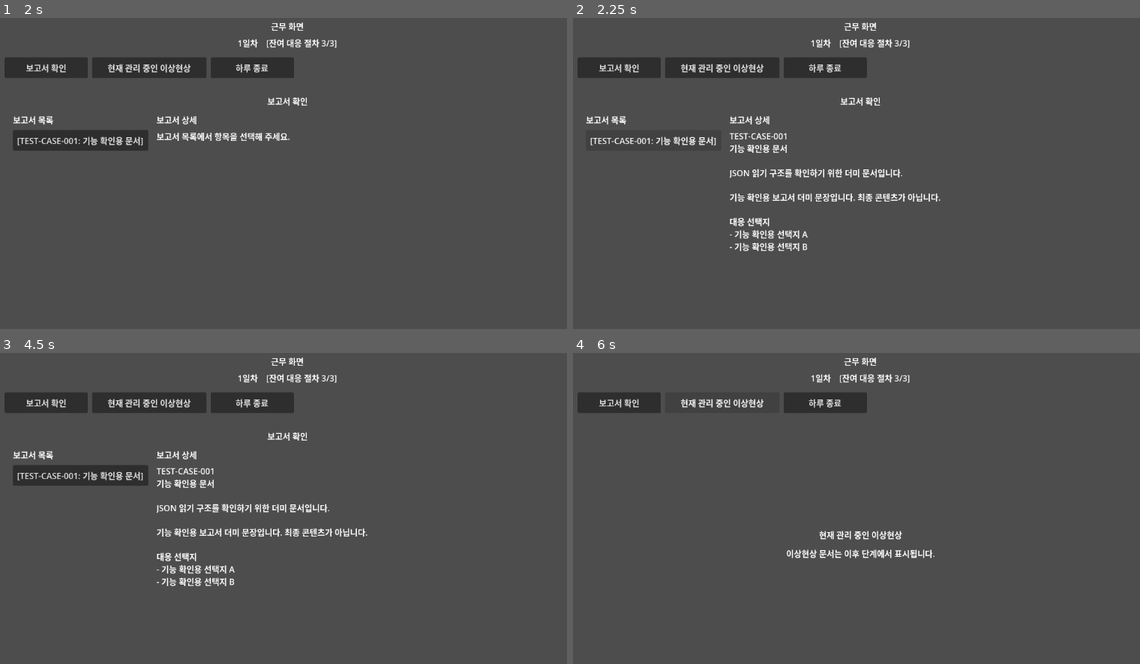
Above: before the commit, frames 1-4 (two rows, left to right).
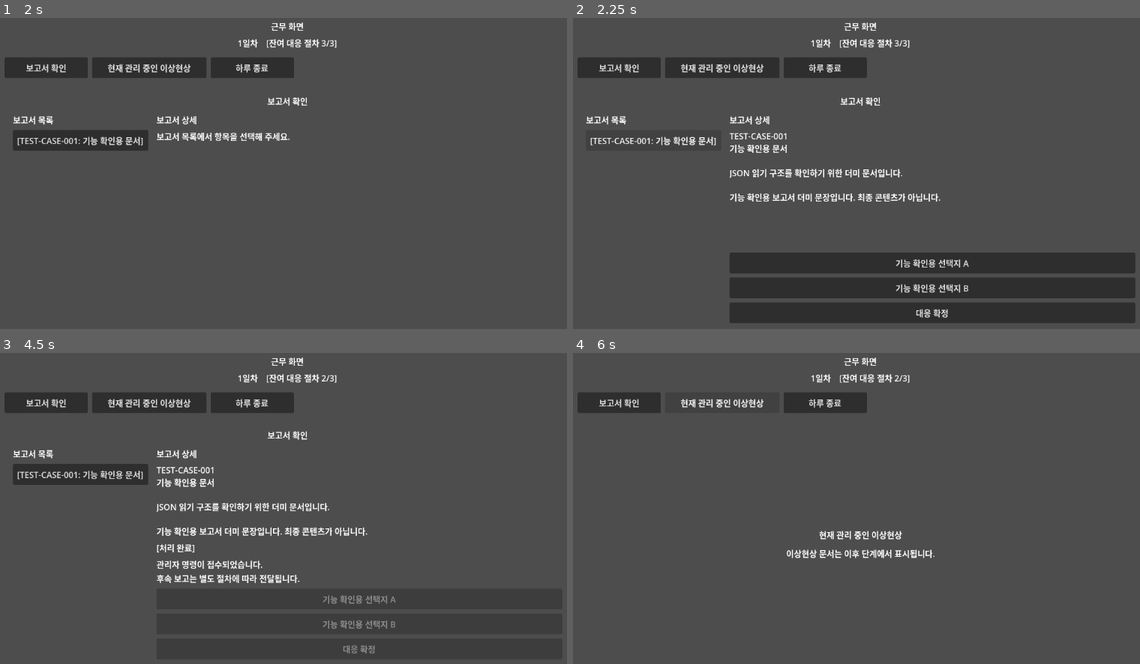
Above: after the commit, the same moments.

Repository: maze4670/AnomalyManagementBranch
Game: Godot game, scene res://scenes/main_menu/MainMenu.tscn
Two runs of this game, one before a commit and one after it. Both use one fixed random seed, a clock stepped at 60 frames per second and the inputs below. The project has no main scene, so this scene is started directly.
Inputs (mouse positions are in pixels of both pictures, inside the frame that each line leads up to):
- Up to frame 1 (2 s): click "근무 시작" at 0.5 s; click "근무 시작" at 1.25 s
- Up to frame 2 (2.25 s): click "[TEST-CASE-001: 기능 확인용 문서]" at 2 s
- Up to frame 3 (4.5 s): click (357, 598) at 2.75 s, where only the run after the commit has a clickable "기능 확인용 선택지 A"; click (357, 623) at 3.5 s, where only the run after the commit has a clickable "기능 확인용 선택지 B"; click (357, 648) at 4.25 s, where only the run after the commit has a clickable "대응 확정"
- Up to frame 4 (6 s): click "보고서 확인" at 5 s; click "현재 관리 중인 이상현상" at 5.75 s

Frame 1 is identical in both runs. In frame 2, 14% of the frame differs, in the area x 27-100%, y 64-99%; in frame 3, 3.2%; in frame 4, less than 0.1%.

Commit message:
Refine report response UI

Diff:
--- a/scenes/work/ReportTab.tscn
+++ b/scenes/work/ReportTab.tscn
@@ -64,4 +64,43 @@
 text = "보고서 목록에서 항목을 선택해 주세요."
 fit_content = true
 
+[node name="CompletedStampLabel" type="Label" parent="RootContainer/ContentContainer/DetailContainer"]
+visible = false
+layout_mode = 2
+text = ""
+
+[node name="StatusLabel" type="Label" parent="RootContainer/ContentContainer/DetailContainer"]
+visible = false
+layout_mode = 2
+text = ""
+
+[node name="ChoiceContainer" type="VBoxContainer" parent="RootContainer/ContentContainer/DetailContainer"]
+visible = false
+layout_mode = 2
+theme_override_constants/separation = 8
+
+[node name="ChoiceButtonA" type="Button" parent="RootContainer/ContentContainer/DetailContainer/ChoiceContainer"]
+custom_minimum_size = Vector2(320, 40)
+layout_mode = 2
+toggle_mode = true
+disabled = true
+text = "대응 선택지 1"
+
+[node name="ChoiceButtonB" type="Button" parent="RootContainer/ContentContainer/DetailContainer/ChoiceContainer"]
+custom_minimum_size = Vector2(320, 40)
+layout_mode = 2
+toggle_mode = true
+disabled = true
+text = "대응 선택지 2"
+
+[node name="ConfirmButton" type="Button" parent="RootContainer/ContentContainer/DetailContainer"]
+visible = false
+custom_minimum_size = Vector2(160, 40)
+layout_mode = 2
+disabled = true
+text = "대응 확정"
+
 [connection signal="pressed" from="RootContainer/ContentContainer/ReportListContainer/ReportButton" to="." method="_on_report_button_pressed"]
+[connection signal="pressed" from="RootContainer/ContentContainer/DetailContainer/ChoiceContainer/ChoiceButtonA" to="." method="_on_choice_button_a_pressed"]
+[connection signal="pressed" from="RootContainer/ContentContainer/DetailContainer/ChoiceContainer/ChoiceButtonB" to="." method="_on_choice_button_b_pressed"]
+[connection signal="pressed" from="RootContainer/ContentContainer/DetailContainer/ConfirmButton" to="." method="_on_confirm_button_pressed"]
--- a/scripts/ui/work/report_tab.gd
+++ b/scripts/ui/work/report_tab.gd
@@ -5,17 +5,29 @@
 
 @onready var report_button: Button = $RootContainer/ContentContainer/ReportListContainer/ReportButton
 @onready var detail_text: RichTextLabel = $RootContainer/ContentContainer/DetailContainer/DetailText
+@onready var completed_stamp_label: Label = $RootContainer/ContentContainer/DetailContainer/CompletedStampLabel
+@onready var status_label: Label = $RootContainer/ContentContainer/DetailContainer/StatusLabel
+@onready var choice_container: VBoxContainer = $RootContainer/ContentContainer/DetailContainer/ChoiceContainer
+@onready var choice_button_a: Button = $RootContainer/ContentContainer/DetailContainer/ChoiceContainer/ChoiceButtonA
+@onready var choice_button_b: Button = $RootContainer/ContentContainer/DetailContainer/ChoiceContainer/ChoiceButtonB
+@onready var confirm_button: Button = $RootContainer/ContentContainer/DetailContainer/ConfirmButton
 
 var case_document: Dictionary = {}
 var case_reports: Dictionary = {}
+var ui_messages: Dictionary = {}
+var current_choices: Array = []
+var selected_choice_index: int = -1
+var report_completed: bool = false
 
 
 func _ready() -> void:
-	var data_manager := DATA_MANAGER_SCRIPT.new()
+	var data_manager: Variant = DATA_MANAGER_SCRIPT.new()
 	case_document = data_manager.load_case_document(CASE_ID)
 	case_reports = data_manager.load_case_reports(CASE_ID)
+	ui_messages = data_manager.load_ui_messages()
 	data_manager.free()
 	_update_report_list()
+	_set_report_controls_visible(false)
 
 
 func _update_report_list() -> void:
@@ -32,30 +44,108 @@
 
 
 func _on_report_button_pressed() -> void:
-	var nodes: Array = case_reports.get("nodes", [])
+	var nodes: Array = case_reports.get("nodes", []) as Array
 	if nodes.is_empty() or typeof(nodes[0]) != TYPE_DICTIONARY:
 		detail_text.text = "보고서 상세를 표시할 수 없습니다."
 		return
 
-	var report_node: Dictionary = nodes[0]
-	var choices: Array = report_node.get("choices", [])
-	var choice_lines := PackedStringArray()
-
-	for choice in choices:
-		if typeof(choice) == TYPE_DICTIONARY:
-			var choice_text := str(choice.get("choice_text", ""))
-			if not choice_text.is_empty():
-				choice_lines.append("- %s" % choice_text)
-
+	var report_node: Dictionary = nodes[0] as Dictionary
 	var detail_lines := PackedStringArray([
 		str(case_document.get("display_id", "")),
 		str(case_document.get("alias", "")),
 		"",
 		str(case_document.get("basic_description", "")),
 		"",
-		str(report_node.get("report_text", "")),
-		"",
-		"대응 선택지",
-		"\n".join(choice_lines)
+		str(report_node.get("report_text", ""))
 	])
 	detail_text.text = "\n".join(detail_lines)
+	current_choices = report_node.get("choices", []) as Array
+	selected_choice_index = -1
+	_set_report_controls_visible(true)
+	if report_completed:
+		status_label.text = str(ui_messages.get(
+			"choice_confirmed",
+			"관리자 명령이 접수되었습니다.\n후속 보고는 별도 절차에 따라 전달됩니다."
+		))
+		completed_stamp_label.text = str(ui_messages.get("completed_stamp", "[처리 완료]"))
+	else:
+		status_label.text = ""
+		completed_stamp_label.text = ""
+	_update_choice_buttons()
+
+
+func _on_choice_button_a_pressed() -> void:
+	_select_choice(0)
+
+
+func _on_choice_button_b_pressed() -> void:
+	_select_choice(1)
+
+
+func _select_choice(choice_index: int) -> void:
+	if report_completed:
+		return
+
+	selected_choice_index = choice_index
+	status_label.text = ""
+	_update_choice_buttons()
+
+
+func _update_choice_buttons() -> void:
+	_update_choice_button(choice_button_a, 0)
+	_update_choice_button(choice_button_b, 1)
+	confirm_button.disabled = current_choices.is_empty() or report_completed
+
+
+func _update_choice_button(button: Button, choice_index: int) -> void:
+	if choice_index >= current_choices.size() or typeof(current_choices[choice_index]) != TYPE_DICTIONARY:
+		button.text = ""
+		button.disabled = true
+		return
+
+	var choice: Dictionary = current_choices[choice_index] as Dictionary
+	var choice_text := str(choice.get("choice_text", ""))
+	button.text = choice_text
+	button.button_pressed = choice_index == selected_choice_index
+	button.disabled = report_completed
+
+
+func _on_confirm_button_pressed() -> void:
+	if report_completed:
+		return
+
+	if selected_choice_index < 0:
+		status_label.text = "대응을 선택해 주십시오."
+		return
+
+	if not GameState.consume_action():
+		status_label.text = "잔여 대응 절차가 없습니다."
+		return
+
+	report_completed = true
+	status_label.text = str(ui_messages.get(
+		"choice_confirmed",
+		"관리자 명령이 접수되었습니다.\n후속 보고는 별도 절차에 따라 전달됩니다."
+	))
+	completed_stamp_label.text = str(ui_messages.get("completed_stamp", "[처리 완료]"))
+	_update_choice_buttons()
+	_update_work_screen_action_label()
+
+
+func _update_work_screen_action_label() -> void:
+	var current_scene: Node = get_tree().current_scene
+	if current_scene == null:
+		return
+
+	var action_label: Label = current_scene.get_node_or_null("RootContainer/HeaderContainer/StatusContainer/ActionLabel") as Label
+	if action_label == null:
+		return
+
+	action_label.text = GameState.get_action_label()
+
+
+func _set_report_controls_visible(is_visible: bool) -> void:
+	choice_container.visible = is_visible
+	confirm_button.visible = is_visible
+	status_label.visible = is_visible
+	completed_stamp_label.visible = is_visible
